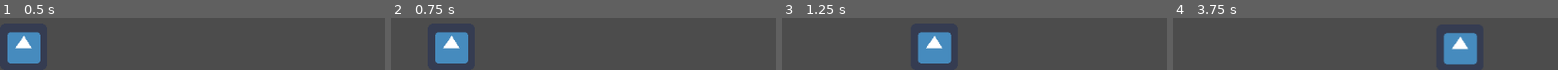
Above: before the commit, frames 1-4 (left to right).
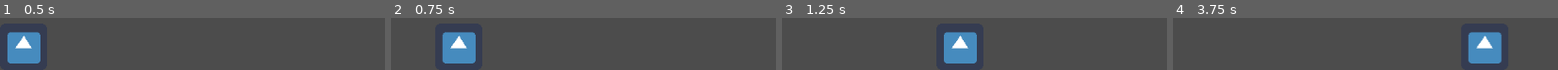
Above: after the commit, the same moments.

Repository: Jimmy-s-Test-Site/20210514_godot_wild
Game: Godot game, scene res://Scenes/Main.tscn
Two runs of this game, one before a commit and one after it. Both use one fixed random seed, a clock stepped at 60 frames per second and the inputs below. The engine's default icon, where the game draws it, is replaced by a stand-in: a white triangle on a blue panel in a dark square.
Inputs:
- Up to frame 1 (0.5 s): no input
- Up to frame 2 (0.75 s): tap Enter at 0.5 s; hold D (move_right) from 0.53 s (still down)
- Up to frame 3 (1.25 s): keep holding D (move_right)
- Up to frame 4 (3.75 s): release D (move_right) at 1.28 s; hold S (move_down) 1.28-2.03 s; tap Space at 2 s; hold D (move_right) 2.03-2.78 s; tap Enter at 2.75 s; hold W (move_up) 2.78-3.53 s; hold A (move_left) from 3.53 s (still down)

Frame 1 is identical in both runs. In frame 2, 3.2% of the frame differs, in the area x 11-23%, y 26-88%; in frame 3, 8.3%, in the area x 35-51%, y 26-88%; in frame 4, 8.0%.

Commit message:
Updates Player Movement
Updates the current player movement to a simplified movement system. Fixes the issue of faster movement on diagonal angles.

Diff:
--- a/Developers/Lilou/Scenes/Player.gd
+++ b/Developers/Lilou/Scenes/Player.gd
@@ -1,40 +1,27 @@
-extends KinematicBody2D
+extends KinematicBody2D;
 
 # constants
 
-const WALK_SPEED_MAX = 250.0
-const WALK_ACCELERATION = 250.0
-const WALK_FRICTION = 20.0
+const WALK_SPEED_MAX = 300.0;
+const WALK_ACCELERATION = 2000.0;
+const WALK_FRICTION = 20.0;
 
 # variables
 
-var motion = Vector2()
-var walk_motion = Vector2()
+var velocity = Vector2.ZERO;
 
 # functions
 
 func _physics_process(delta):
-	update_walk_motion()
+	var input_vector = Vector2.ZERO;
+	input_vector.x = Input.get_action_strength("move_right") - Input.get_action_strength("move_left");
+	input_vector.y = Input.get_action_strength("move_down") - Input.get_action_strength("move_up");
+	input_vector = input_vector.normalized();
 
-	motion = walk_motion
-	motion = move_and_slide(motion)
+	if (input_vector != Vector2.ZERO):
+		velocity += input_vector * WALK_ACCELERATION * delta;
+		velocity = velocity.clamped(WALK_SPEED_MAX * delta);
+	else:
+		velocity = velocity.move_toward(Vector2.ZERO, (WALK_FRICTION * delta));
 
-func update_walk_motion():
-	var axis = get_input_axis()
-
-	if (axis.x == 0):
-		walk_motion.x = lerp(walk_motion.x, 0, (WALK_FRICTION / 100.0))
-	else:
-		walk_motion.x = clamp((walk_motion.x + (axis.x * WALK_ACCELERATION)), -WALK_SPEED_MAX, WALK_SPEED_MAX)
-
-	if (axis.y == 0):
-		walk_motion.y = lerp(walk_motion.y, 0, (WALK_FRICTION / 100.0))
-	else:
-		walk_motion.y = clamp((walk_motion.y + (axis.y * WALK_ACCELERATION)), -WALK_SPEED_MAX, WALK_SPEED_MAX)
-
-func get_input_axis():
-	var axis = Vector2.ZERO
-	axis.x = Input.get_action_strength("move_right") - Input.get_action_strength("move_left")
-	axis.y = Input.get_action_strength("move_down") - Input.get_action_strength("move_up")
-
-	return axis.normalized()
+	move_and_collide(velocity);
